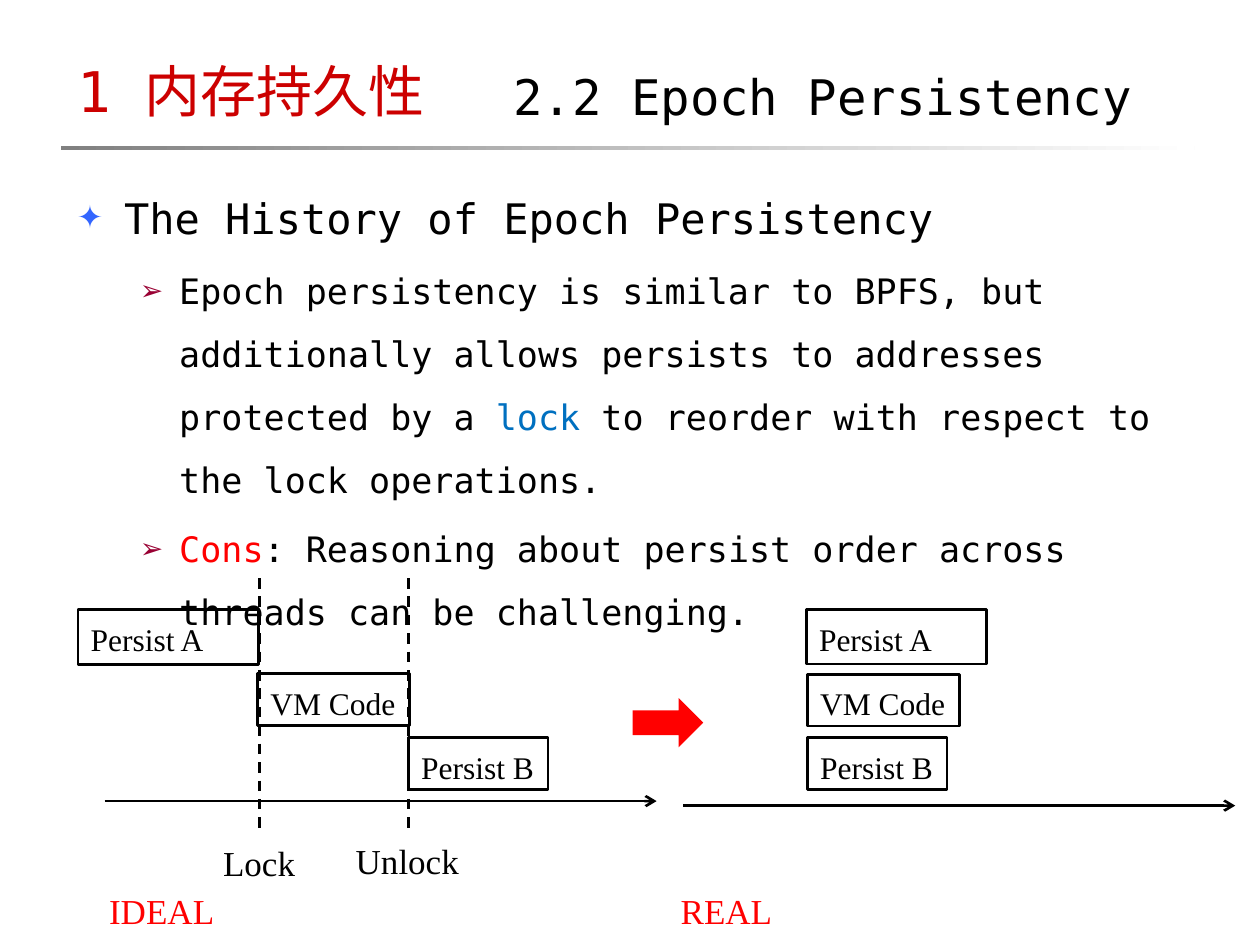
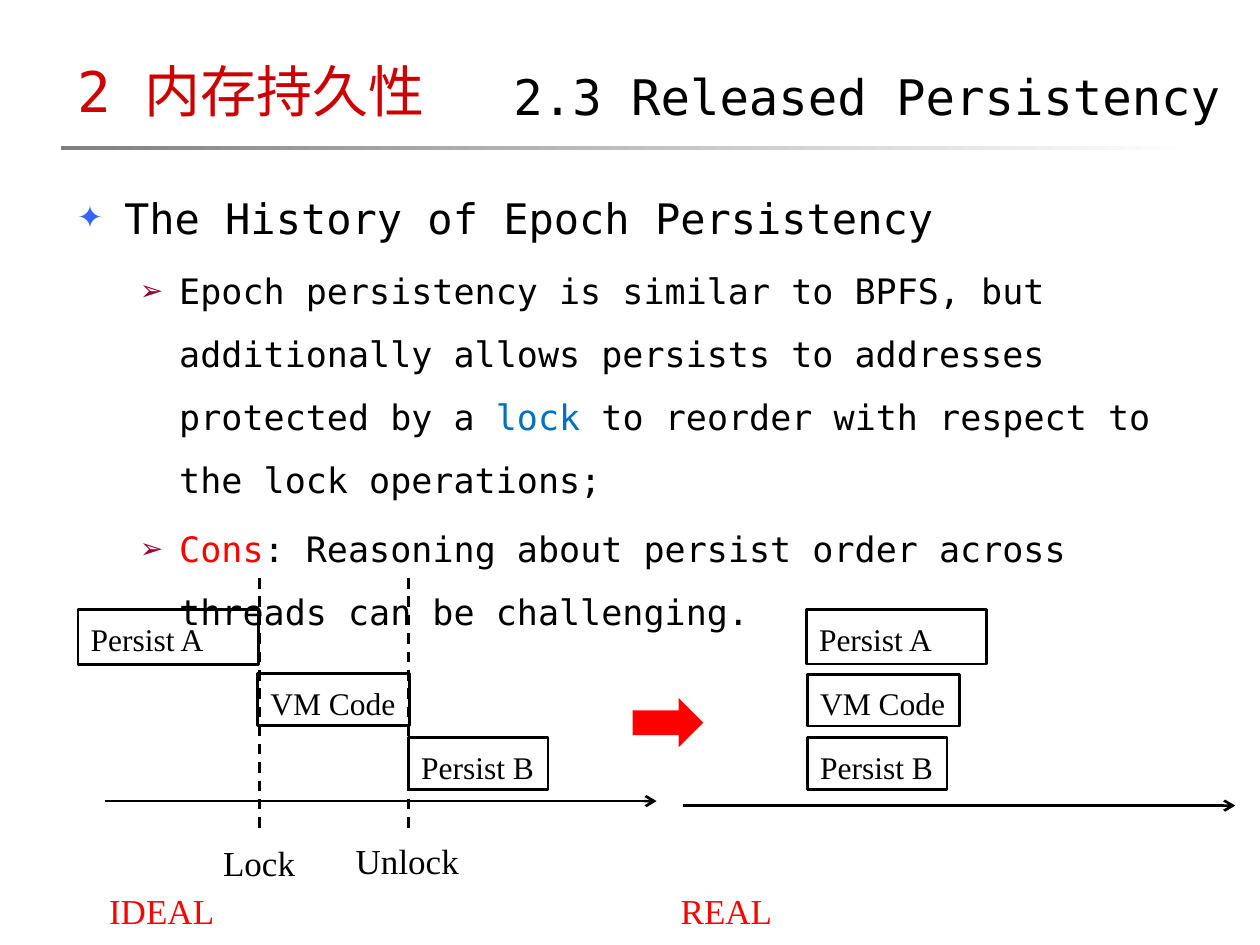
Before and after one commit to maokelong/CSDN-maokelong95, a slide deck: slide 27 of 共享资源/「2018-06-08」Memory Consistency, Memory Persistency.pptx. Drawn at 1260x945 pixels with LibreOffice and Linux fonts; fonts in the diff are those of the drawing; background and template pictures are left out. Boxes give left, top, right and bottom in pixels: in the first picture for what was removed or moved away, otherwise in the second. Text is boxed around its words. In the diff, an @@ line names an element or a change of style, - is before the commit and + after.

Commit message:
更新：内存模型系列（下）
PPT 替换成新版式

```diff
--- a/共享资源/「2018-06-08」Memory Consistency, Memory Persistency.pptx
+++ b/共享资源/「2018-06-08」Memory Consistency, Memory Persistency.pptx
@@ title at (x1=77, y1=65, x2=425, y2=117): text changed @@
-1 内存持久性
+2 内存持久性
@@ text at (x1=513, y1=77, x2=1220, y2=126): text changed @@
-2.2 Epoch Persistency
+2.3 Released Persistency
@@ text at (x1=179, y1=277, x2=1150, y2=501): text changed @@
-  ➢ Epoch persistency is similar to BPFS, but additionally allows persists to addresses protected by a lock to reorder with respect to the lock operations.
+  ➢ Epoch persistency is similar to BPFS, but additionally allows persists to addresses protected by a lock to reorder with respect to the lock operations;
```
Also in this commit, not shown: 10 other slides changed, 1 other file.
